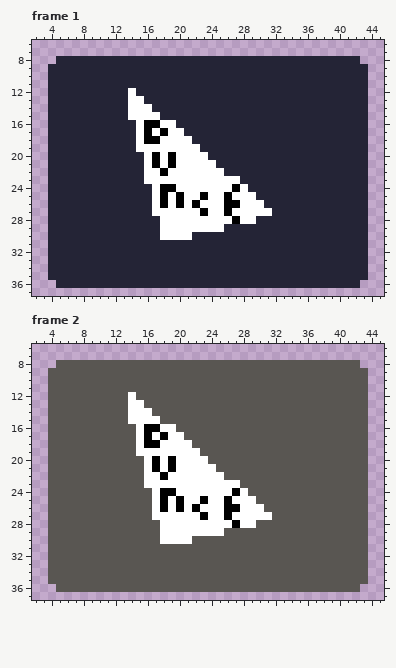
File history of a pixel-art file, Assets/Sprites/Card/Art/Fool's Errand.aseprite. This is how it looked before the edit.
48x66 pixels, 2 frames. Shown: frame 1: x 2..45, y 6..37; frame 2: x 2..45, y 6..37.
Once edited:
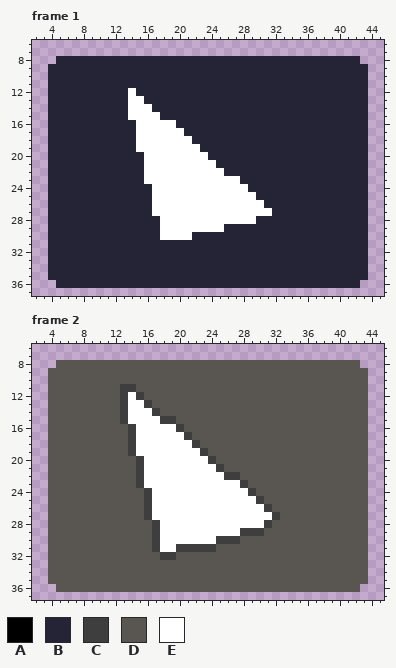
Palette (. is transparent): A #000000  B #242436  C #3e3e3f  D #595652  E #ffffff
Change:
layer "Layer 3" now hidden
Frame 1:
y 16: x 16..17 AA -> EE
y 17: x 16 A -> E; x 18 A -> E
y 18: x 16..17 AA -> EE
y 20..21: x 17 A -> E; x 19 A -> E
y 22: x 18 A -> E
y 24: x 18..19 AA -> EE; x 27 A -> E
y 25: x 18 A -> E; x 20 A -> E; x 23 A -> E; x 26 A -> E
y 26: x 18 A -> E; x 20 A -> E; x 22 A -> E; x 26..27 AA -> EE
y 27: x 23 A -> E; x 26 A -> E
y 28: x 27 A -> E
Frame 2:
y 11: x 13..14 DD -> CC
y 12: x 13 D -> C; x 15 D -> C
y 13: x 13 D -> C; x 16 D -> C
y 14: x 13 D -> C; x 17 D -> C
y 15: x 13 D -> C; x 18..19 DD -> CC
y 16: x 14 D -> C; x 16..17 AA -> EE; x 20 D -> C
y 17: x 14 D -> C; x 16 A -> E; x 18 A -> E; x 21 D -> C
y 18: x 14 D -> C; x 16..17 AA -> EE; x 22 D -> C
y 19: x 14 D -> C; x 23 D -> C
y 20: x 15 D -> C; x 17 A -> E; x 19 A -> E; x 24 D -> C
y 21: x 15 D -> C; x 17 A -> E; x 19 A -> E; x 25 D -> C
y 22: x 15 D -> C; x 18 A -> E; x 26..27 DD -> CC
y 23: x 15 D -> C; x 28 D -> C
y 24: x 16 D -> C; x 18..19 AA -> EE; x 27 A -> E; x 29 D -> C
y 25: x 16 D -> C; x 18 A -> E; x 20 A -> E; x 23 A -> E; x 26 A -> E; x 30 D -> C
y 26: x 16 D -> C; x 18 A -> E; x 20 A -> E; x 22 A -> E; x 26..27 AA -> EE; x 31 D -> C
y 27: x 16 D -> C; x 23 A -> E; x 26 A -> E; x 32 D -> C
y 28: x 17 D -> C; x 27 A -> E; x 30..31 DD -> EC
y 29: x 17 D -> C; x 26..30 DDDDD -> EECCC
y 30: x 17 D -> C; x 22..27 DDDDDD -> EEECCC
y 31: x 17..24 DDDDDDDD -> CEECCCCC
y 32: x 18..19 DD -> CC
